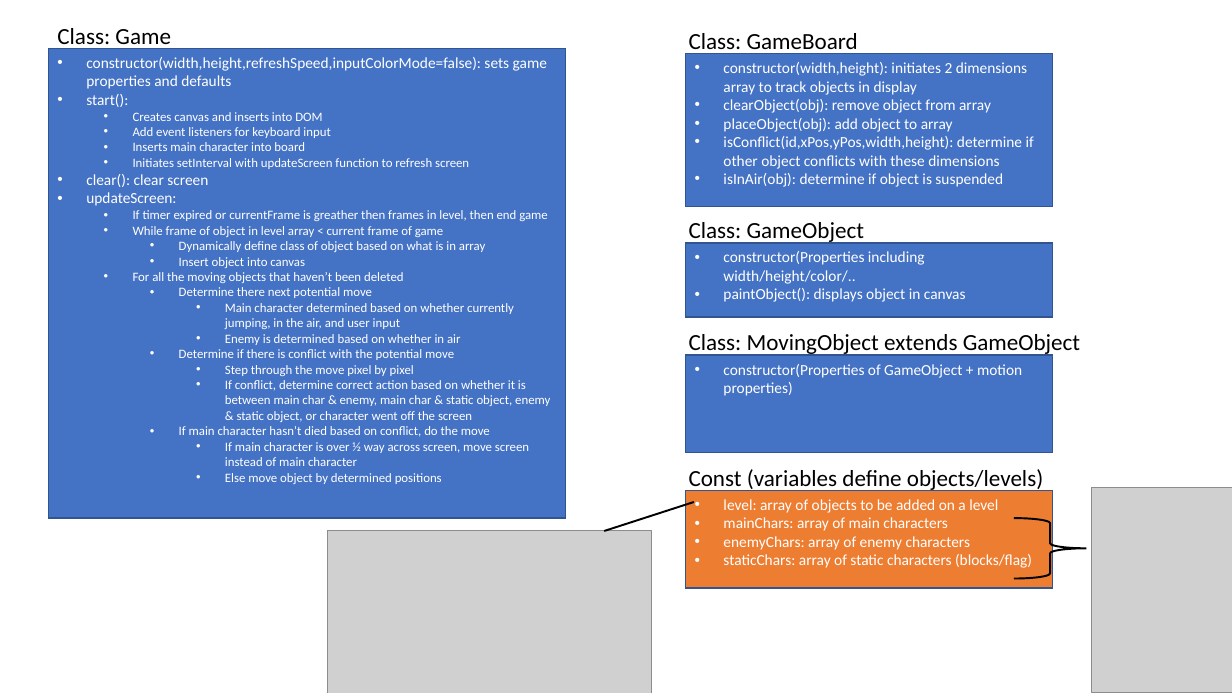
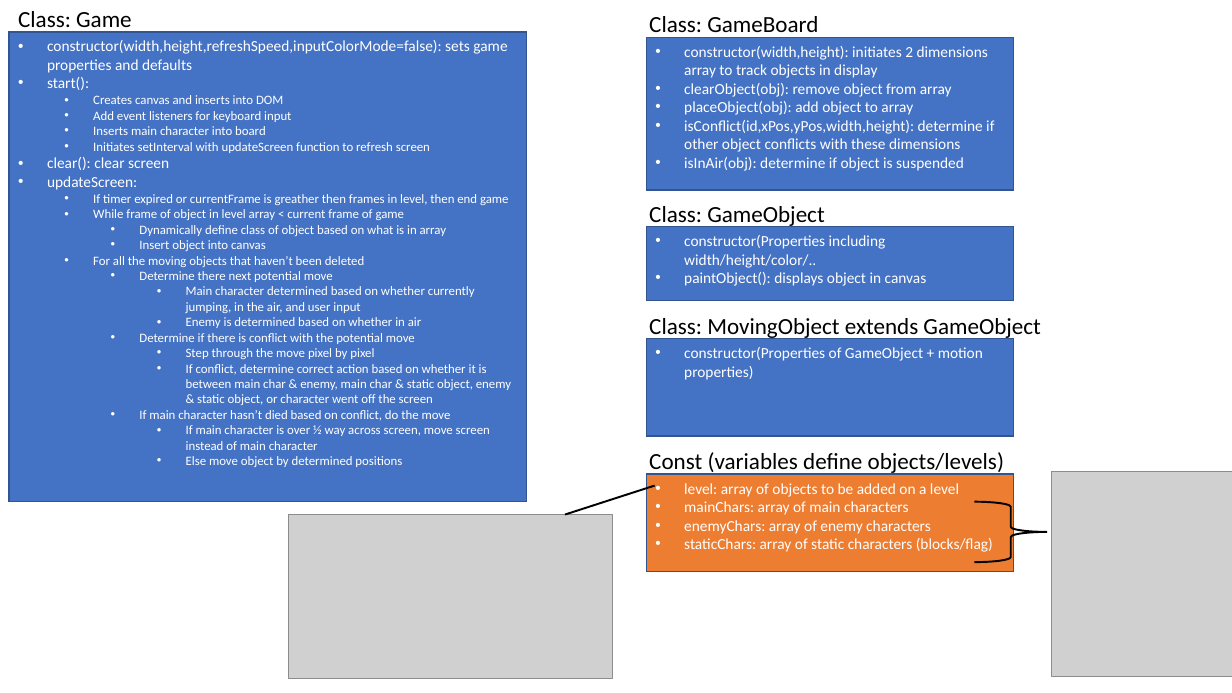
Before and after one commit to mo49838/mario, a slide deck: slide 1 of documentation/documentation.pptx. Drawn at 1232x693 pixels with LibreOffice and Linux fonts; fonts in the diff are those of the drawing; grey boxes stand for pictures. Boxes give left, top, right and bottom in pixels: in the first picture for what was removed or moved away, otherwise in the second. Text is boxed around its words. In the diff, an @@ line names an element or a change of style, - is before the commit and + after.

```diff
--- a/documentation/documentation.pptx
+++ b/documentation/documentation.pptx
@@ 5 rectangles, 5 texts, 2 pictures, 1 right brace, 1 line: place and size @@
-5 rectangles, 5 texts, 2 pictures, 1 right brace, 1 line at (48, 28, 1232, 693)
+5 rectangles, 5 texts, 2 pictures, 1 right brace, 1 line at (9, 11, 1232, 678)
```
Also in this commit, not shown: 2 other files.
